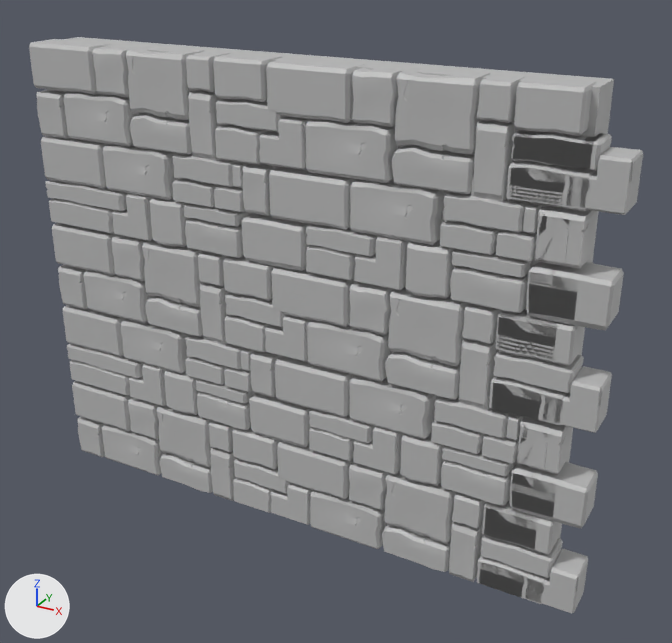
Before and after pictures for a commit that changed the FBX model Game/Assets/Artfolder/art_julian/Walls/Norm_Wall_L_corner_cut_v3.fbx.
Rendered twice from a camera (50 mm lens) standing at (0.0835, -0.128, 0.1102) and looking at (0.0084, 0.0086, 0.0419). Every picture has the same lights, and +X, +Y and +Z are marked at lower left. Where no turn or scale is listed for an object, it has been applied to the vertices. Vertices at the same position are counted once.

In view in the first picture: 'Wall_model2_2:pCube89'.
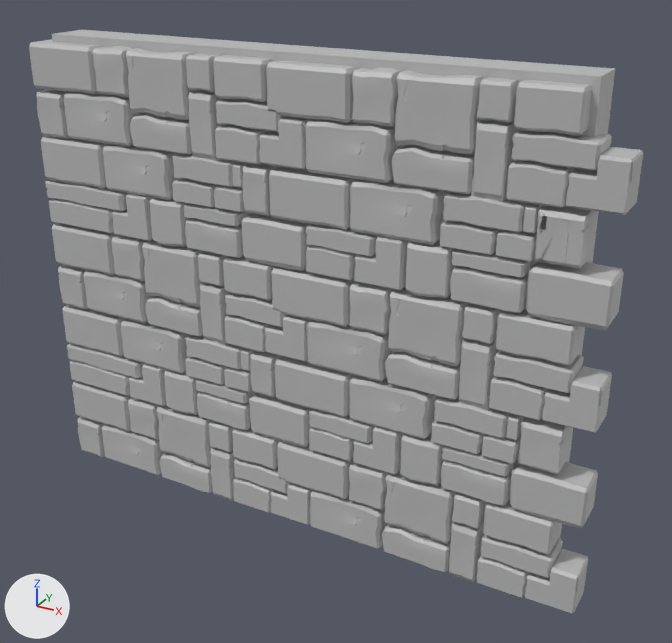
Where the newer file only moved an object's origin or applied its transform, the numbers keep the older frame.

Changed parts and their boxes [x1, y1, x2, y2] in the pictures (672 x 643 px; the box of a moved part takes in the faces that stretch with it):
'Wall_model2_2:pCube89', reshaped: before [29, 37, 643, 613]; after [29, 30, 643, 613]
part 1 of me_mesh, deleted: before [479, 130, 605, 604]
part 2 of me_mesh, moved or reshaped: before [54, 37, 614, 538]; after [52, 30, 615, 538]
part 3 of me_mesh, cut back: before [495, 310, 559, 363]; after [496, 313, 500, 349]

Diff of the bpy script that builds the scene:
```diff
--- a/Game/Assets/Artfolder/art_julian/Walls/Norm_Wall_L_corner_cut_v3.fbx.py
+++ b/Game/Assets/Artfolder/art_julian/Walls/Norm_Wall_L_corner_cut_v3.fbx.py
@@ me_mesh @@
 # used by ob_wall_model2_2_pcube89
 # verts and faces of me_mesh; kept vertices keep their numbers, new ones are numbered from 11306
 # before: 2036 (-0.0536, -0.0021, -0.0444), 2037 (0.0496, -0.0021, -0.0444), 2038 (-0.0536, -0.0021, 0.0441) at pixel (48, 41), 2039 (0.0496, -0.0021, 0.0441) at pixel (600, 87), 2040 (-0.0536, 0.0059, 0.0441) at pixel (78, 36)
 # before: 2041 (0.0496, 0.0059, 0.0441) at pixel (614, 78), 2042 (-0.0536, 0.0059, -0.0444), 2043 (0.0496, 0.0059, -0.0444)
-me_mesh.from_pydata(...)  # 11306 vertices, 11432 faces; spans x -0.056..0.056, y -0.0059..0.0059, z -0.0444..0.0444
+me_mesh.from_pydata(...)  # 10596 vertices, 10706 faces; spans x -0.056..0.056, y -0.0059..0.0059, z -0.0444..0.0455
+# me_mesh part 1: 8 loose pieces with 634 vertices, spanning x 0.0383..0.0509, y -0.0056..0.0015, z -0.0436..0.0374, are deleted
+# me_mesh part 2
+delete_vertices([2036, *range(2038, 2043)])  # with the faces that use them
+verts[11306] = (-0.0525, -0.0021, -0.0444)
+verts[11307] = (-0.0525, -0.0021, 0.0455)  # pixel (51, 33)
+verts[11308] = (0.0496, -0.0021, 0.0455)  # pixel (601, 76)
+for new, old in zip([11309, 11310, 11311], [11306, 11307, 11308]): verts[new] = verts[old] + (0.0, 0.008, 0.0)
+faces += [(2037, 11308, 11307, 11306), (11307, 11308, 11311, 11310), (2043, 11309, 11310, 11311), (2037, 11306, 11309, 2043), (2037, 2043, 11311, 11308), (11306, 11307, 11310, 11309)]
+# me_mesh part 3
+# 76 vertices are removed from x 0.0384..0.0483, y -0.0056..0.0015, z 0.0023..0.009
+# 90 faces are deleted
+# 12 new faces join them
 me_mesh.materials.append(mat_lambert1)
```
